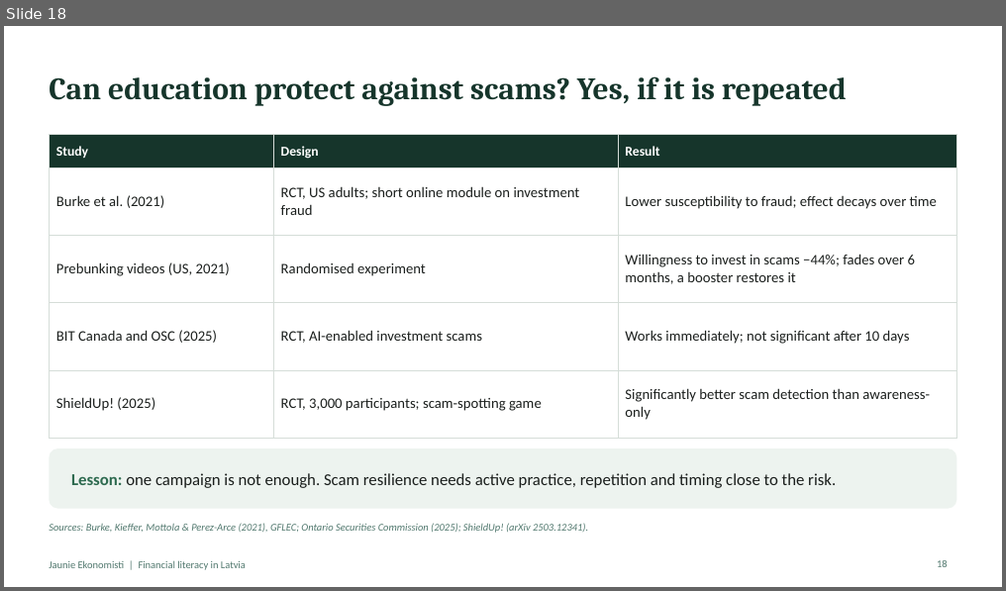
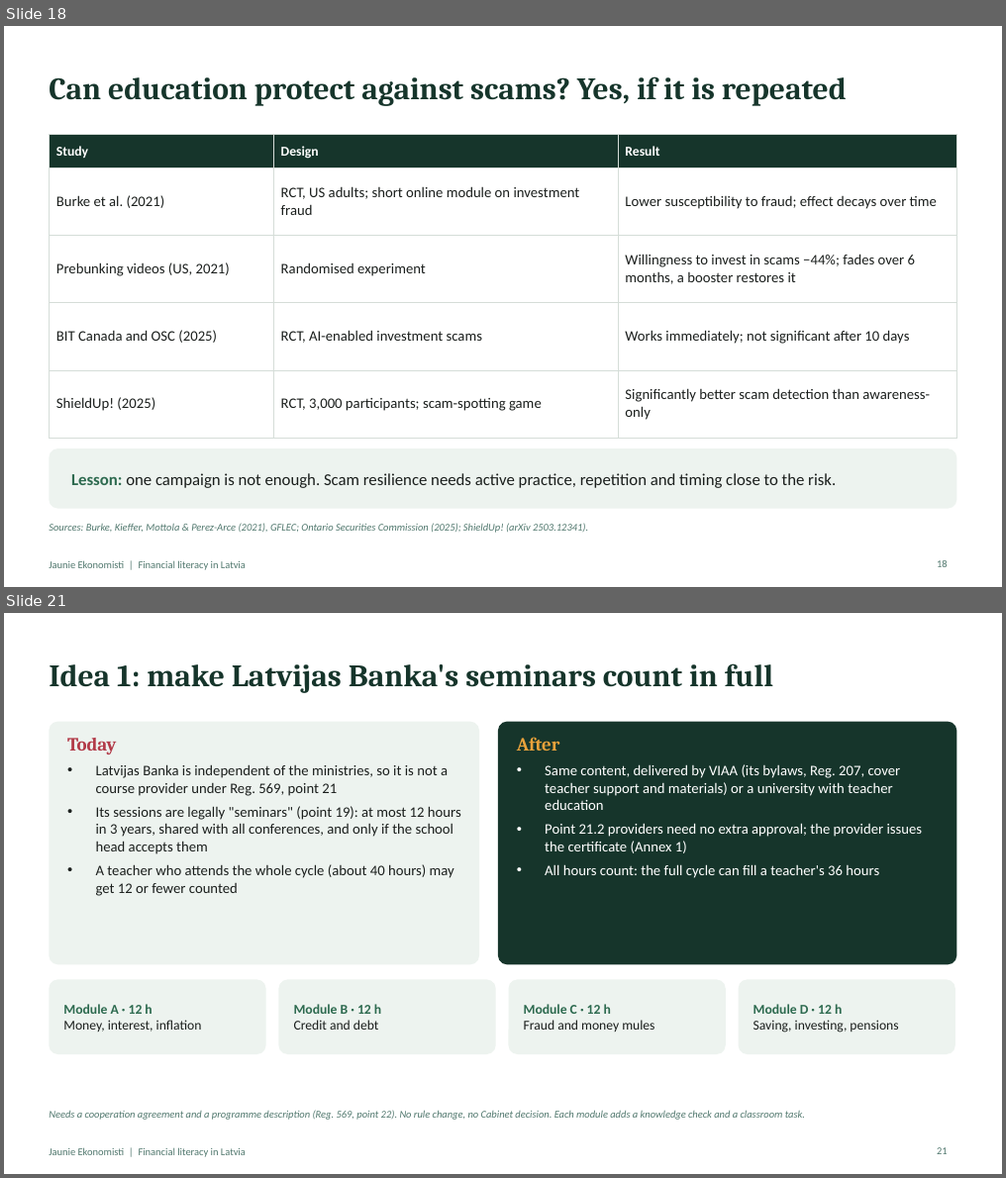
Before and after one commit to ArtisLV890/Elective-Impact-Making-for-the-Competitiveness-and-Data-Driven-Decisions-2026-2027, a slide deck: financial-literacy/presentation/Financial literacy in Latvia - presentation.pptx. Shown one above the other, each under a label of ours: slide 18 before the commit, slides 18 and 21 after it; the slides between them are not shown. The pictures are 1006x591 and 1006x1178 pixels, drawn with LibreOffice and Linux fonts; fonts in the diff are those of the drawing. Boxes give left, top, right and bottom in pixels: in the first picture for what was removed or moved away, otherwise in the second. Text is boxed around its words. In the diff, an @@ line names an element or a change of style, - is before the commit and + after.

```diff
--- a/financial-literacy/presentation/Financial literacy in Latvia - presentation.pptx
+++ b/financial-literacy/presentation/Financial literacy in Latvia - presentation.pptx
@@ slide 21 added at <box>4,613,1002,1174</box>, background #FFFFFF; not listed: 1 template element that a slide beside it also shows @@
@@ title added at <box>49,663,773,693</box>, 30 pt, text #16352B, bold @@
+Idea 1: make Latvijas Banka's seminars count in full
@@ rounded rectangle added at <box>49,722,479,964</box>, fill #EDF3EF @@
@@ rounded rectangle added at <box>498,722,957,964</box>, fill #16352B @@
@@ text added at <box>67,738,461,896</box>, 14 pt, text #1B1F1D @@
+Today
+• Latvijas Banka is independent of the ministries, so it is not a course provider under Reg. 569, point 21
+• Its sessions are legally "seminars" (point 19): at most 12 hours in 3 years, shared with all conferences, and only if the school head accepts them
+• A teacher who attends the whole cycle (about 40 hours) may get 12 or fewer counted
@@ text added at <box>517,737,923,878</box>, 14 pt, text #FFFFFF @@
+After
+• Same content, delivered by VIAA (its bylaws, Reg. 207, cover teacher support and materials) or a university with teacher education
+• Point 21.2 providers need no extra approval; the provider issues the certificate (Annex 1)
+• All hours count: the full cycle can fill a teacher's 36 hours
@@ rounded rectangle added at <box>49,980,266,1055</box>, fill #EDF3EF @@
@@ rounded rectangle added at <box>279,980,496,1055</box>, fill #EDF3EF @@
@@ rounded rectangle added at <box>509,980,726,1055</box>, fill #EDF3EF @@
@@ rounded rectangle added at <box>739,980,955,1055</box>, fill #EDF3EF @@
@@ text added at <box>63,1004,202,1032</box>, 13 pt, text #1B1F1D @@
+Module A · 12 h
+Money, interest, inflation
@@ text added at <box>294,1004,381,1030</box>, 13 pt, text #1B1F1D @@
+Module B · 12 h
+Credit and debt
@@ text added at <box>524,1004,654,1032</box>, 13 pt, text #1B1F1D @@
+Module C · 12 h
+Fraud and money mules
@@ text added at <box>753,1004,898,1033</box>, 13 pt, text #1B1F1D @@
+Module D · 12 h
+Saving, investing, pensions
@@ text added at <box>49,1110,805,1120</box>, 10 pt, text #52796F, italic @@
+Needs a cooperation agreement and a programme description (Reg. 569, point 22). No rule change, no Cabinet decision. Each module adds a knowledge check and a classroom task.
@@ page number added at <box>937,1148,947,1155</box>, 10 pt, text #52796F @@
+21
```
Also in this commit, not shown: 13 slides changed, 3 other slides added, 1 slide removed, 9 other files.
